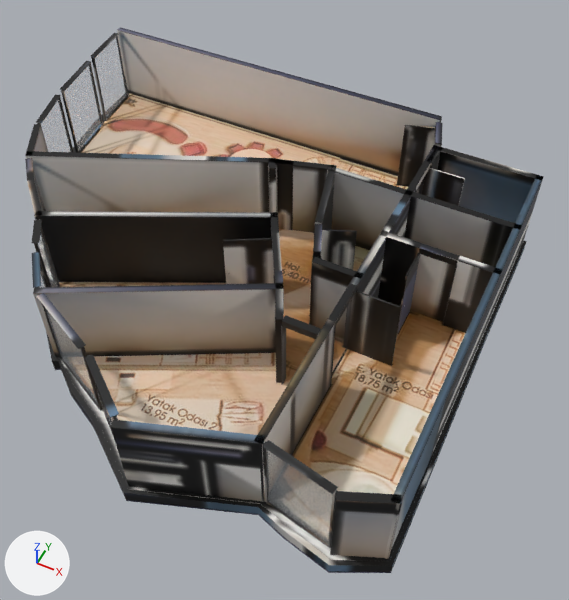
Two versions of the glTF model akasya-3d/ortak-12/model.glb, one commit apart.
Camera for both pictures: a 50 mm lens placed at (7.94, -11.95, 14.95), pointed at (2.01, -0.09, 0.12). The axes (+X, +Y, +Z) are drawn at lower left. The lights are the same throughout. The older version comes first. Where no turn or scale is listed for an object, it has been applied to the vertices. Vertices at exactly the same position are counted once.

Before the edit, the objects in view are built like this:
```python
mat_baked = bpy.data.materials.new('baked')
mat_baked.use_nodes = True; mat_baked.node_tree.nodes.clear()
_N = mat_baked.node_tree.nodes; _L = mat_baked.node_tree.links
n0 = _N.new('ShaderNodeBsdfPrincipled'); n0.name = 'Principled BSDF'
n1 = _N.new('ShaderNodeOutputMaterial'); n1.name = 'Material Output'
n2 = _N.new('ShaderNodeTexImage'); n2.name = 'Image Texture'
n2.image = img_model_glb
n3 = _N.new('ShaderNodeMapping'); n3.name = 'Mapping'
n3.inputs[1].default_value = (0.00107, -14.97, 0.0)  # 'Location'
n3.inputs[3].default_value = (15.56, 15.97, 1.0)  # 'Scale'
n4 = _N.new('ShaderNodeUVMap'); n4.name = 'UV Map'
n4.uv_map = 'UVMap'
_L.new(n0.outputs[0], n1.inputs[0])  # 'BSDF' to 'Surface'
_L.new(n2.outputs[0], n0.inputs[0])  # 'Color' to 'Base Color'
_L.new(n3.outputs[0], n2.inputs[0])  # 'Vector' to 'Vector'
_L.new(n4.outputs[0], n3.inputs[0])  # 'UV' to 'Vector'
me_mesh_0 = bpy.data.meshes.new('Mesh_0')
me_mesh_0.from_pydata(...)  # 2932 vertices, 5370 faces; spans x 0.0..13.85, y -12.54..0.0, z 0.0..2.62
me_mesh_0.materials.append(mat_baked)
me_mesh_3 = bpy.data.meshes.new('Mesh_3')
me_mesh_3.from_pydata(...)  # 8 vertices, 12 faces; spans x 0.62..0.97, y -5.27..-3.97, z 0.36..2.61
me_mesh_3.materials.append(mat_glass_rt)  # white #edf3f9
me_mesh_7 = bpy.data.meshes.new('Mesh_7')
me_mesh_7.from_pydata(...)  # 8 vertices, 12 faces; spans x 4.95..6.64, y -11.05..-10.25, z 0.36..2.61
me_mesh_7.materials.append(mat_glass_rt)  # white #edf3f9
ob_mesh_0 = bpy.data.objects.new('Mesh_0', me_mesh_0)
ob_mesh_0.location = (-6.89, 6.24, -0.36)
ob_mesh_3 = bpy.data.objects.new('Mesh_3', me_mesh_3)
ob_mesh_3.location = (-6.89, 6.24, -0.36)
ob_mesh_7 = bpy.data.objects.new('Mesh_7', me_mesh_7)
ob_mesh_7.location = (-6.89, 6.24, -0.36)
# also in view: 'Mesh_2' at (-6.42, 3.3, 1.13); 'Mesh_9' at (4.92, -5.29, 1.13); 'Mesh_1' at (-6.64, 5.05, 1.13)
```
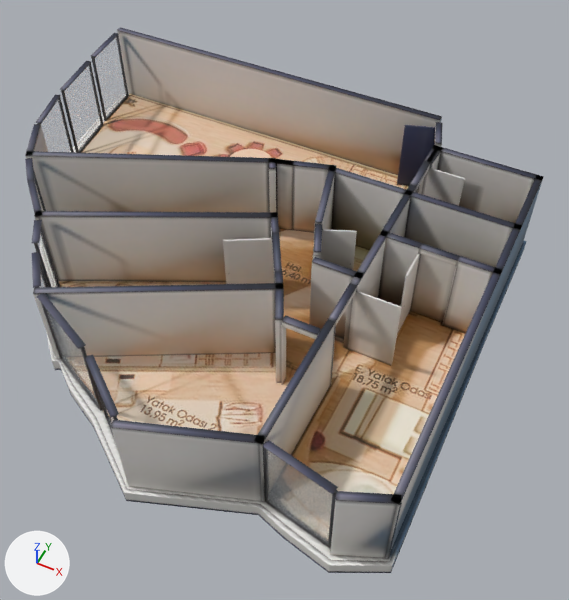
The change, as a diff of the scene's bpy script:
```diff
--- a/akasya-3d/ortak-12/model.glb.py
+++ b/akasya-3d/ortak-12/model.glb.py
@@ mat_baked @@
 n3 = _N.new('ShaderNodeMapping'); n3.name = 'Mapping'
-n3.inputs[1].default_value = (0.00107, -14.97, 0.0)  # 'Location'
-n3.inputs[3].default_value = (15.56, 15.97, 1.0)  # 'Scale'
+n3.inputs[1].default_value = (0.00112, -14.97, 0.0)  # 'Location'
+n3.inputs[3].default_value = (15.61, 15.97, 1.0)  # 'Scale'
 n4 = _N.new('ShaderNodeUVMap'); n4.name = 'UV Map'
@@ me_mesh_0 @@
 # used by ob_mesh_0; location = (-6.89, 6.24, -0.36)
-me_mesh_0.from_pydata(...)  # 2932 vertices, 5370 faces; spans x 0.0..13.85, y -12.54..0.0, z 0.0..2.62
+me_mesh_0.from_pydata(...)  # 2239 vertices, 3984 faces; spans x 0.0..13.85, y -12.54..0.0, z 0.0..2.62
+# me_mesh_0 part 1: 693 vertices removed from x 3.06..13.79, y -11.51..-0.06, z 0.0..0.36
+# me_mesh_0 part 2: 2456 kept faces spanning x 0.08..13.79, y -12.38..-0.01, z 0.0..2.62 get new texture (UV) coordinates
 me_mesh_0.materials.append(mat_baked)
```

Boxes (x1, y1, x2, y2) around the edits, measured in the pictures (569 x 600 px):
'Mesh_0', surface changed (lighter): (25, 28, 543, 573) in both
part 1 of me_mesh_0, deleted (mostly hidden): before (46, 93, 527, 571)
part 2 of me_mesh_0, surface changed (black to grey): (25, 33, 543, 559) in both
